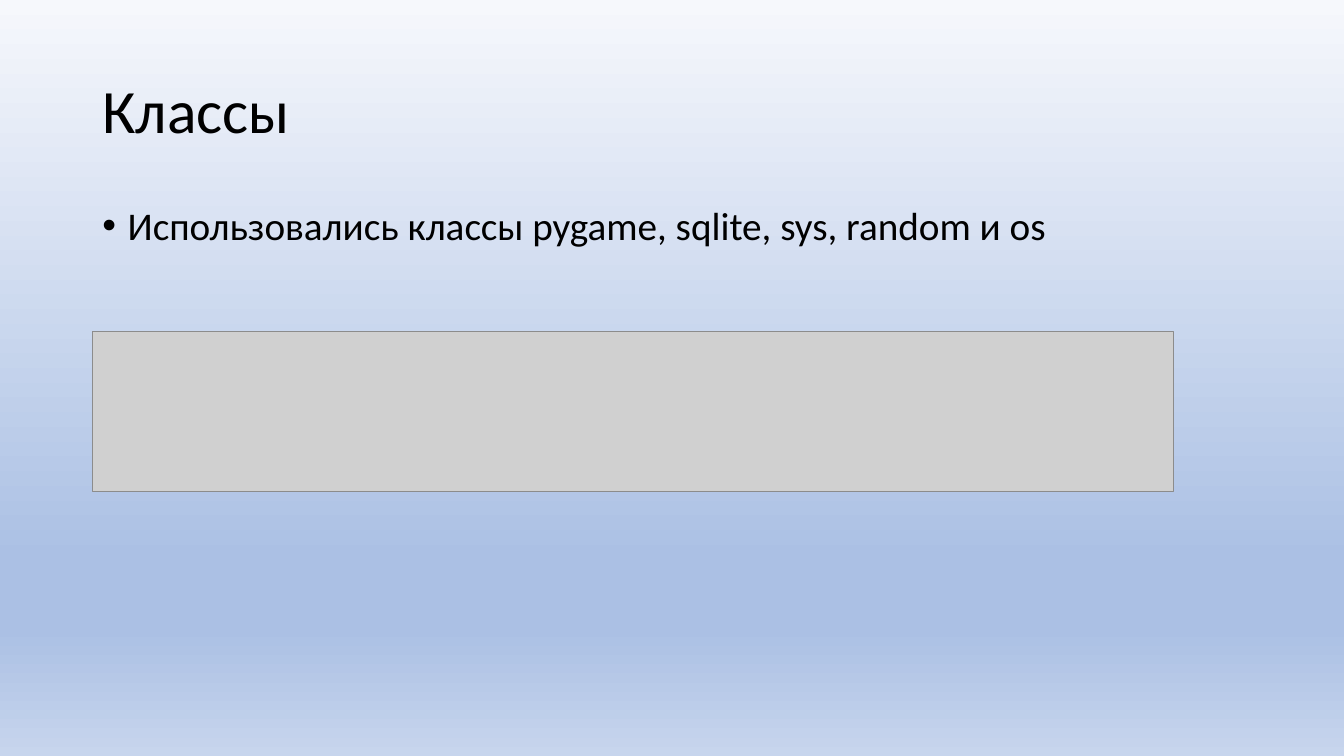
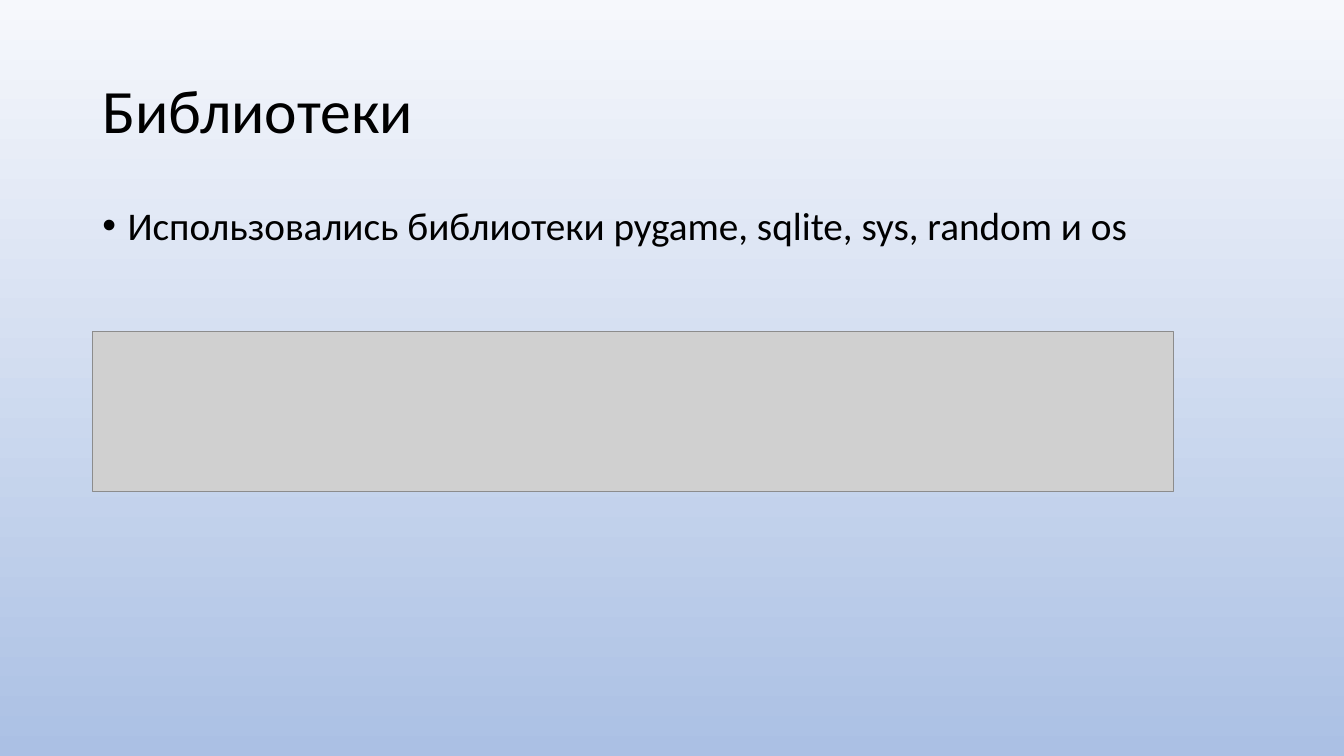
Before and after one commit to hanerach/yalyc-snake, a slide deck: slide 3 of Змейка.pptx. Drawn at 1344x756 pixels with LibreOffice and Linux fonts; fonts in the diff are those of the drawing; grey boxes stand for pictures. Boxes give left, top, right and bottom in pixels: in the first picture for what was removed or moved away, otherwise in the second. Text is boxed around its words. In the diff, an @@ line names an element or a change of style, - is before the commit and + after.

```diff
--- a/Змейка.pptx
+++ b/Змейка.pptx
@@ background gradient #F6F8FC to #ABC0E4 to #C7D5ED to gradient #F6F8FC to #ABC0E4 @@
@@ title at bbox=[102, 91, 412, 134]: text changed @@
-Классы
+Библиотеки
@@ text at bbox=[128, 212, 1127, 247]: text changed @@
-• Использовались классы pygame, sqlite, sys, random и os
+• Использовались библиотеки pygame, sqlite, sys, random и os
```
Also in this commit, not shown: 14 other slides changed, 1 other file.
